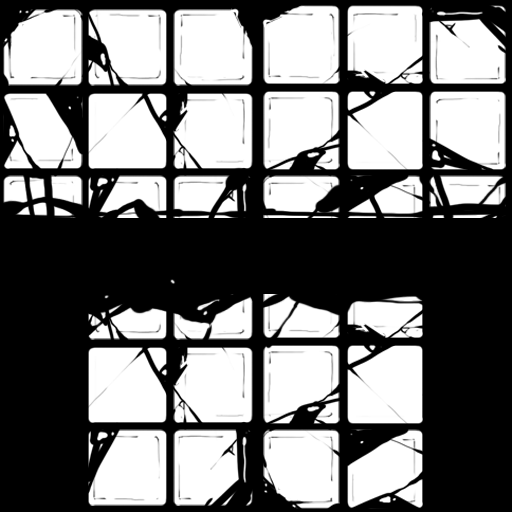
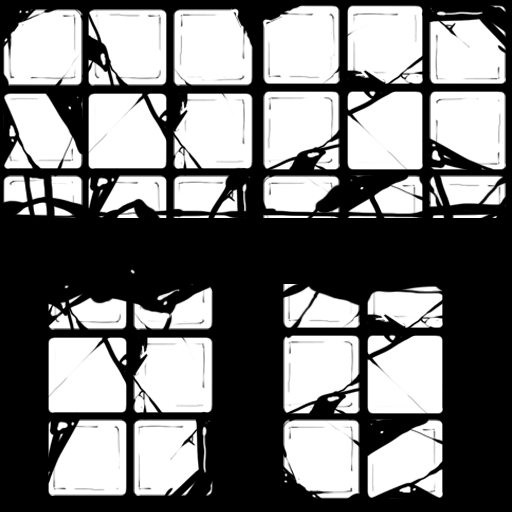
Revision of a layered 512×512 image; what changed, layer by layer:
painted on "Layer 6" over box(48, 269, 443, 509)
removed layer "Layer 5" over box(48, 269, 443, 349)
removed group "Group 3 copy 2" (15 layers) over box(263, 284, 443, 509)
removed layer "Layer 4" (3rd of 5, in "Group 3 copy 2") from group "Group 3 copy 2" over box(263, 284, 443, 509)
removed group "Group 2" (3rd of 5, in "Group 3 copy 2") (3 layers) from group "Group 3 copy 2" over box(263, 284, 443, 509)
removed layer "Layer 3 copy" (3rd of 5, in "Group 3 copy 2" › "Group 2") from group "Group 2" over box(350, 285, 443, 504)
removed layer "Layer 3" (3rd of 5, in "Group 3 copy 2" › "Group 2") from group "Group 2" over box(267, 284, 419, 504)
removed layer "Layer 2" (3rd of 5, in "Group 3 copy 2" › "Group 2") from group "Group 2" over box(263, 284, 443, 509)
removed group "Group 1" (3rd of 5, in "Group 3 copy 2") (9 layers) from group "Group 3 copy 2" over box(263, 284, 443, 509)
removed layer "Layer 1" (3rd of 5, in "Group 3 copy 2" › "Group 1") from group "Group 1" over box(263, 429, 340, 509)
removed group "Group 3 copy" (15 layers) over box(48, 269, 253, 506)
removed layer "Layer 4" (4th of 5, in "Group 3 copy") from group "Group 3 copy" over box(48, 269, 253, 506)
removed group "Group 2" (4th of 5, in "Group 3 copy") (3 layers) from group "Group 3 copy" over box(48, 269, 245, 506)
removed layer "Layer 3 copy" (4th of 5, in "Group 3 copy" › "Group 2") from group "Group 2" over box(48, 350, 245, 502)
removed layer "Layer 3" (4th of 5, in "Group 3 copy" › "Group 2") from group "Group 2" over box(48, 269, 245, 419)
removed layer "Layer 2" (4th of 5, in "Group 3 copy" › "Group 2") from group "Group 2" over box(48, 269, 240, 506)
removed group "Group 1" (4th of 5, in "Group 3 copy") (9 layers) from group "Group 3 copy" over box(48, 269, 253, 506)
removed layer "Layer 1 copy 5" (4th of 5, in "Group 3 copy" › "Group 1") from group "Group 1" over box(173, 429, 253, 506)
…and 16 more changes (16 removed)
